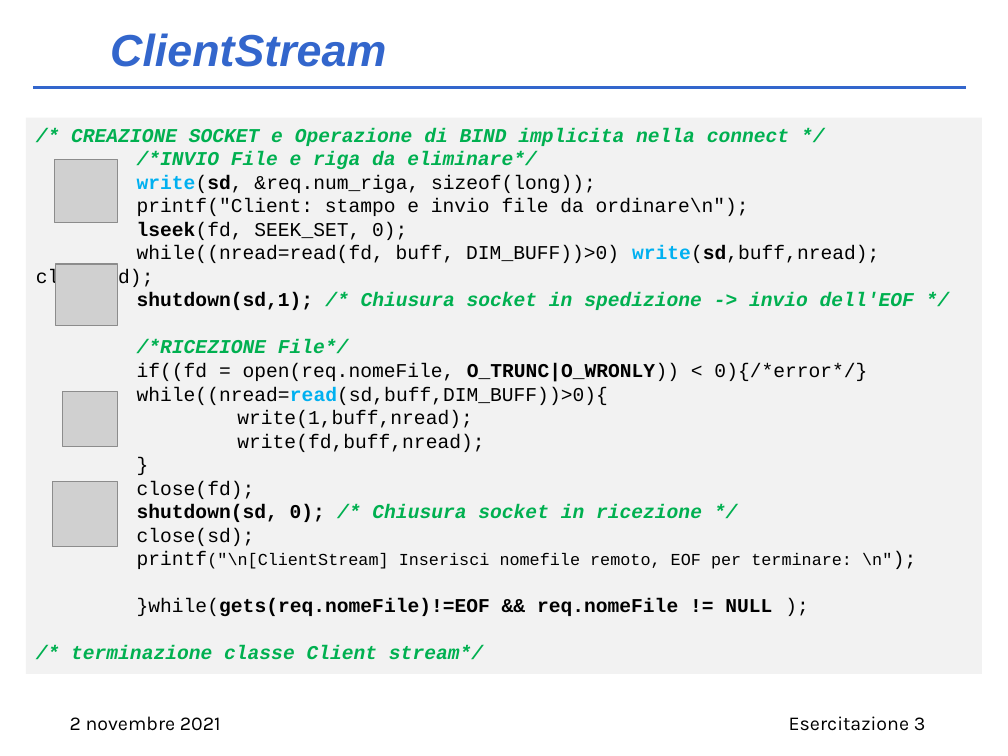
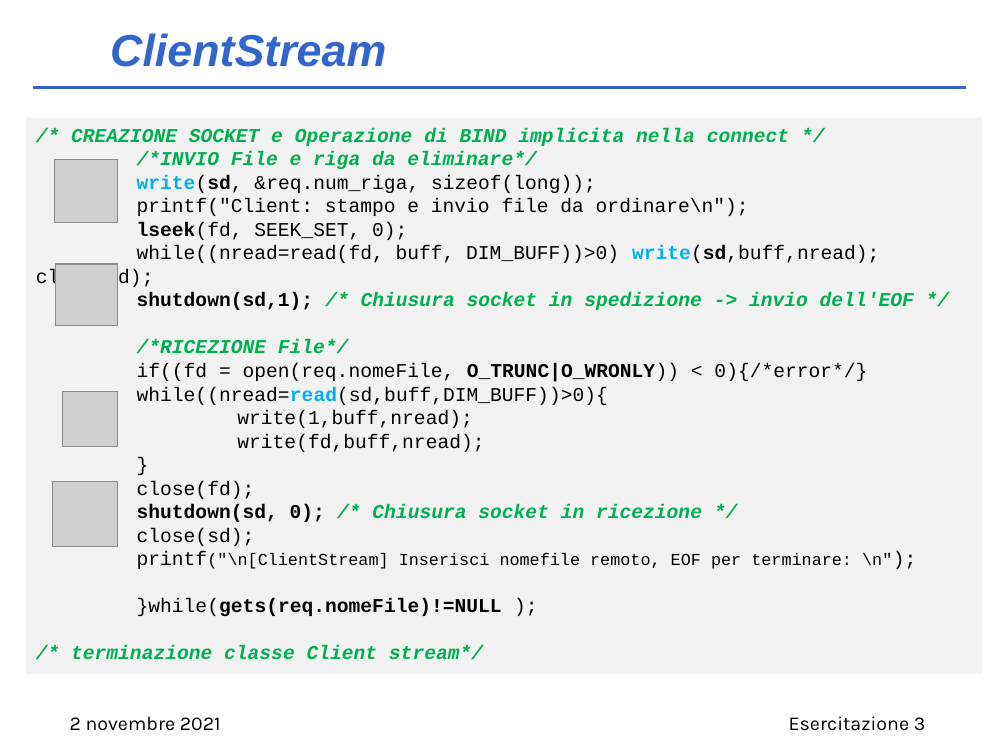
Before and after one commit to AliceTurrini/RetiCalcolatori, a slide deck: slide 7 of Es3/Presentazione_es3_2_novembre.pptx. Drawn at 1008x756 pixels with LibreOffice and Linux fonts; fonts in the diff are those of the drawing; grey boxes stand for pictures. Boxes give left, top, right and bottom in pixels: in the first picture for what was removed or moved away, otherwise in the second. Text is boxed around its words. In the diff, an @@ line names an element or a change of style, - is before the commit and + after.

```diff
--- a/Es3/Presentazione_es3_2_novembre.pptx
+++ b/Es3/Presentazione_es3_2_novembre.pptx
@@ text in rectangle at bbox=[137, 599, 502, 616]: text changed @@
-}while(gets(req.nomeFile)!=EOF && req.nomeFile != NULL );
+}while(gets(req.nomeFile)!=NULL );
```
